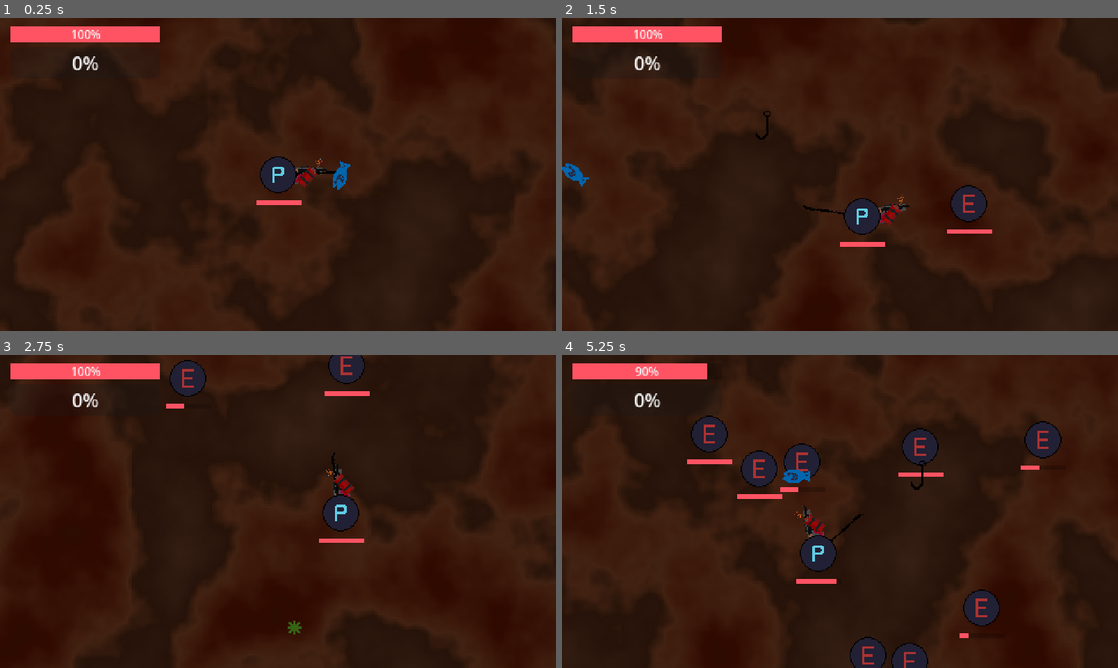
Above: before the commit, frames 1-4 (two rows, left to right).
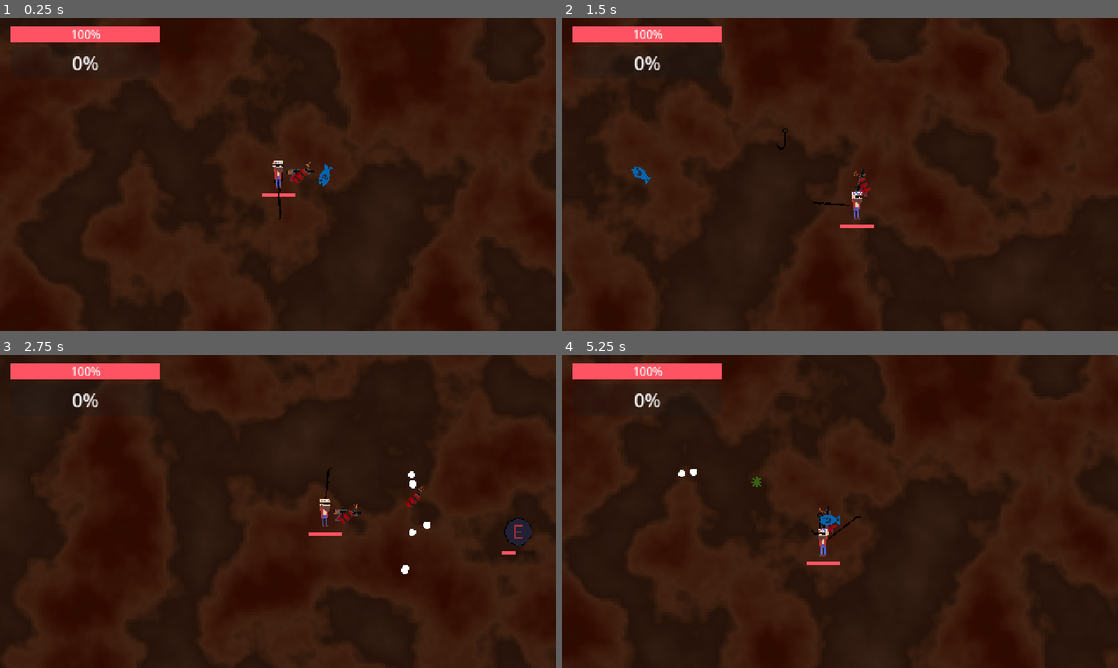
Above: after the commit, the same moments.

Repository: BaldurThor/CGDD
Game: Godot game, scene res://scenes/main.tscn
Same seed, same stepped clock (60 frames per second), same inputs: the game is played once before the commit and once after it.
Inputs (mouse positions are in pixels of both pictures, inside the frame that each line leads up to):
- Up to frame 1 (0.25 s): no input
- Up to frame 2 (1.5 s): move the mouse to (962, 158) at 0.52 s; hold D (move_right) 0.53-1.28 s; click (962, 158) at 0.67 s; move the mouse to (728, 190) at 1.27 s; hold S (move_down) from 1.28 s (still down)
- Up to frame 3 (2.75 s): move the mouse to (333, 442) at 2.02 s; release S (move_down) at 2.03 s; hold D (move_right) from 2.03 s (still down)
- Up to frame 4 (5.25 s): move the mouse to (812, 574) at 2.77 s; release D (move_right) at 2.78 s; hold W (move_up) 2.78-3.53 s; click (812, 574) at 2.92 s; move the mouse to (1006, 558) at 3.52 s; hold A (move_left) 3.53-5.03 s; move the mouse to (673, 464) at 4.27 s; move the mouse to (867, 511) at 5.02 s; hold S (move_down) from 5.03 s (still down); click (867, 511) at 5.17 s

The runs differ from the first frame. In frame 1, 4.7% of the frame differs, in the area x 0-100%, y 0-100%; in frame 2, 4.1%; in frame 3, 4.9%; in frame 4, 9.6%.

Commit message:
Add billybob and zoom out

Diff:
--- a/scenes/enemy_manager.tscn
+++ b/scenes/enemy_manager.tscn
@@ -9,9 +9,10 @@
 script = ExtResource("1_vlxsp")
 enemy_scene = ExtResource("2_sitqn")
 enemy_types = Array[ExtResource("3_d277p")]([ExtResource("4_crmm0")])
+spawn_radius = 500.0
 
 [node name="EnemyTimer" type="Timer" parent="."]
-wait_time = 0.25
+wait_time = 0.6
 autostart = true
 
 [node name="Enemies" type="Node" parent="."]
--- a/scenes/player.tscn
+++ b/scenes/player.tscn
@@ -1,13 +1,12 @@
-[gd_scene load_steps=33 format=3 uid="uid://33kwqbnxj6dq"]
+[gd_scene load_steps=37 format=3 uid="uid://33kwqbnxj6dq"]
 
 [ext_resource type="Script" path="res://scripts/player.gd" id="1_8f13i"]
-[ext_resource type="Texture2D" uid="uid://dvihjb0iw3fs7" path="res://assets/player_placeholder.png" id="1_hjk42"]
 [ext_resource type="Shader" path="res://assets/ground.gdshader" id="2_k5ka0"]
 [ext_resource type="Script" path="res://scripts/gun_rotation.gd" id="4_chwgw"]
 [ext_resource type="PackedScene" uid="uid://dlu02g3t5bc3x" path="res://scenes/gun.tscn" id="5_toqby"]
 [ext_resource type="Resource" uid="uid://b5gw2j56cc2f6" path="res://assets/weapons/shotgun.tres" id="6_0jfqt"]
 [ext_resource type="Resource" uid="uid://crp6kr4pegrt8" path="res://assets/weapons/rifle.tres" id="6_hxhvb"]
-[ext_resource type="PackedScene" uid="uid://cjic0x74o4im1" path="res://scenes/bullet.tscn" id="6_rvydb"]
+[ext_resource type="PackedScene" uid="uid://bssayd55xxlaq" path="res://scenes/bullet.tscn" id="6_rvydb"]
 [ext_resource type="Script" path="res://scripts/rod_swivel.gd" id="6_swhb5"]
 [ext_resource type="Resource" uid="uid://ci2k3ke86qm0e" path="res://assets/abilities/loot_table.tres" id="7_75cg3"]
 [ext_resource type="Texture2D" uid="uid://cfyf3iuyo4vwe" path="res://assets/rod_placeholder.png" id="7_l7pv7"]
@@ -18,6 +17,7 @@
 [ext_resource type="AudioStream" uid="uid://i5mn37rth3s2" path="res://assets/sounds/xp.wav" id="12_ax3nw"]
 [ext_resource type="Texture2D" uid="uid://055te3n4jhal" path="res://assets/hook.png" id="12_tp034"]
 [ext_resource type="Script" path="res://scenes/pickup_radius.gd" id="12_yq8ij"]
+[ext_resource type="Texture2D" uid="uid://cs040aleyeibp" path="res://assets/billy_bob.png" id="13_2cvpx"]
 [ext_resource type="Theme" uid="uid://hn44xjwjebxk" path="res://themes/health_bar.tres" id="13_soul0"]
 [ext_resource type="PackedScene" uid="uid://bjpfq2ef27wp4" path="res://scenes/health_bar.tscn" id="13_vcw5i"]
 [ext_resource type="Script" path="res://scripts/hud/health_bar.gd" id="14_543rk"]
@@ -128,18 +128,19 @@
 texture_filter = 1
 texture_repeat = 2
 material = SubResource("ShaderMaterial_upf5s")
-scale = Vector2(0.348633, 0.232422)
+scale = Vector2(0.547852, 0.365234)
 texture = SubResource("NoiseTexture2D_hhvw1")
 
 [node name="Sprite2D" type="Sprite2D" parent="."]
 z_index = 5
-texture = ExtResource("1_hjk42")
+texture = ExtResource("13_2cvpx")
 
 [node name="CollisionShape2D" type="CollisionShape2D" parent="."]
 shape = SubResource("CircleShape2D_sa55p")
 debug_color = Color(0.456537, 0.00266336, 0.919708, 0.42)
 
 [node name="Camera2D" type="Camera2D" parent="."]
+zoom = Vector2(0.75, 0.75)
 position_smoothing_enabled = true
 
 [node name="PickUpSoundEffect" type="AudioStreamPlayer2D" parent="."]
@@ -212,7 +213,6 @@
 [node name="CollisionShape2D" type="CollisionShape2D" parent="Weapons/RodSwivel/hook"]
 shape = SubResource("CapsuleShape2D_dv57t")
 
-[connection signal="level_up" from="Experience" to="AbilitySystem" method="_on_experience_level_up"]
 [node name="DynamiteSwivel" type="Node2D" parent="Weapons"]
 script = ExtResource("4_chwgw")
 
@@ -220,5 +220,6 @@
 weapon_type = ExtResource("23_nnlt7")
 bullet_type = ExtResource("23_1qrdh")
 
+[connection signal="level_up" from="Experience" to="AbilitySystem" method="_on_experience_level_up"]
 [connection signal="body_entered" from="Experience/AbsorbRadius" to="Experience/AbsorbRadius" method="_on_body_entered"]
 [connection signal="body_entered" from="Experience/PickupRadius" to="Experience/PickupRadius" method="_on_body_entered"]
--- a/scripts/ability_system/abilities/redneck_fury.gd
+++ b/scripts/ability_system/abilities/redneck_fury.gd
@@ -1,4 +1,5 @@
 extends Ability
 
 func apply_effects(player_stats: PlayerStats, player_health: EntityHealth) -> void:
-	player_stats.attack_speed *= 2
+	player_stats.attack_speed *= 2.0
+	player_health.max_health /= 4.0
--- a/scripts/player.gd
+++ b/scripts/player.gd
@@ -5,6 +5,7 @@
 @onready var pick_up_sound_effect: AudioStreamPlayer2D = $PickUpSoundEffect
 @onready var player_health: EntityHealth = $PlayerHealth
 @onready var player_stats: Node = $PlayerStats
+@onready var sprite_2d: Sprite2D = $Sprite2D
 
 func _init() -> void:
 	# Make sure GameManager knows about this player instance.
@@ -21,6 +22,9 @@
 	var y_direction := Input.get_axis("move_up", "move_down")
 	var direction := Vector2(x_direction, y_direction).normalized()
 
+	if x_direction != 0:
+		sprite_2d.flip_h = x_direction < 0
+
 	velocity = direction * player_stats.speed
 
 	move_and_slide()
Binary file added: assets/billy_bob.png
Not shown, added: assets/billy_bob.png.import
Not shown: 1 places in assets/weapons/dynamite_thrower.tres that only renumber resources
Not shown: 1 places in scenes/player.tscn that only renumber resources
